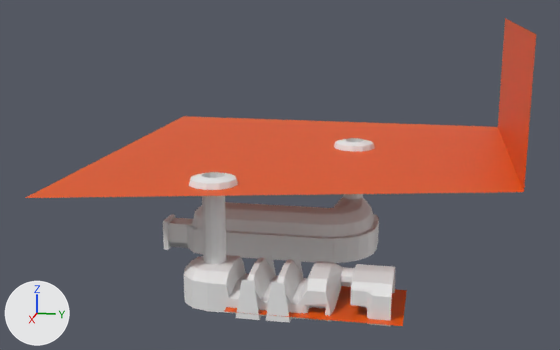
What one commit did to the Blender file Scenes/islands/volcano/volcano-dungeon/VolcanoDungeon.blend.
One viewpoint serves both versions: a 50 mm lens placed at (293.0, 91.0, 103.0), pointed at (5.0, 34.0, 31.0). Every picture has the same lights, and +X, +Y and +Z are marked at lower left.

Objects in the first picture: 'Chamber2-col', 'Cube-col', 'Entrance_Wall-col', 'Lava', 'Lava.001', 'Tube-col'.
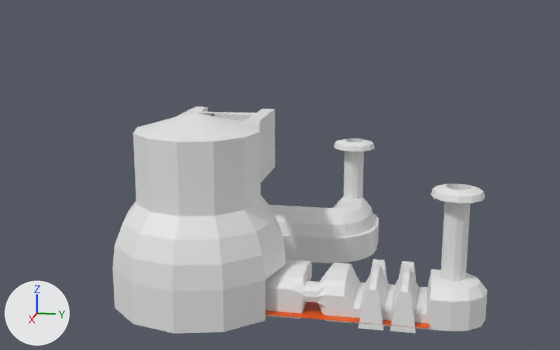
Commit message: Started Chamber Exit

Changed parts and their boxes (x1, y1, x2, y2) in the pictures (560 x 350 px):
'Lava', hidden (orange)
    before: (26, 18, 536, 198)
'Dome-col', added
    after: (113, 107, 286, 333)
'Chamber2-col', moved, turned
    before: (184, 252, 396, 326)
    after: (265, 259, 487, 333)
'Tube-col', moved
    before: (189, 172, 238, 264)
    after: (431, 184, 485, 281)
'Lava.001', reshaped
    before: (224, 286, 407, 326)
    after: (265, 302, 429, 328)
part 1 of me_plane_001, built on
    before: (258, 286, 407, 326)
    after: (265, 302, 392, 325)

Patch to the scene script:
```diff
--- a/Scenes/islands/volcano/volcano-dungeon/VolcanoDungeon.blend.py
+++ b/Scenes/islands/volcano/volcano-dungeon/VolcanoDungeon.blend.py
@@ me_plane_001 @@
 me_plane_001.from_pydata(...)  # 22 vertices, 10 faces; spans x -1.2..58.9, y -15.0..15.0, z 0.0
 # used by ob_lava_001; location = (50.0, 26.0, -1.0); rotation_euler = (0.0, 0.0, 1.571), in degrees (0, 0, 90)
 # verts and faces of me_plane_001; kept vertices keep their numbers, new ones are numbered from 22
 # before: 8 (58.9, -11.5, 0.0) at pixel (403, 321), 9 (58.9, 11.5, 0.0) at pixel (406, 294), 16 (58.9, 11.5, 0.0) at pixel (406, 294), 17 (58.9, 15.0, 0.0) at pixel (406, 290), 18 (58.9, -11.5, 0.0) at pixel (403, 321)
 # before: 19 (58.9, -15.0, 0.0) at pixel (402, 326)
+# me_plane_001 part 1
+for i in [*range(16, 20)]: verts[i] += (-4.9, 0.0, 0.0)
+verts[8] = (55.0, -11.5, 0.0)  # moved
+verts[9] = (55.0, 11.5, 0.0)  # moved
+verts[22] = (99.8, -12.0, 0.0)
+verts[23] = (100.0, 11.5, 0.0)
+verts[24] = (79.0, -24.0, 0.0)
+verts[25] = (79.0, 24.0, 0.0)
+verts[26] = (91.0, -20.8, 0.0)
+verts[27] = (67.0, -20.8, 0.0)
+verts[28] = (67.0, 20.8, 0.0)
+verts[29] = (91.0, 20.8, 0.0)
+verts[30] = (103.0, 0.0, 0.0)
+faces += [(8, 27, 24, 26, 22, 30, 23, 29, 25, 28, 9)]
 me_plane_001.materials.append(mat_material)
@@ me_cube_003 @@
 # used by ob_lava; location = (-19.0, 60.0, 38.0)
-me_cube_003.from_pydata(...)  # 35 vertices, 9 faces; spans x -60.0..98.0, y -93.0..61.0, z 0.0..50.0
+me_cube_003.from_pydata(...)  # 47 vertices, 15 faces; spans x -16.0..102.0, y -66.0..61.0, z 0.0..50.0
+# me_cube_003 part 2
+# 19 vertices are removed from x -60.0..98.0, y -93.0..61.0, z 0.0..50.0
+# 8 faces are deleted
+# 2 vertices move from x 15.0..30.0, y -93.0, z 0.0 to x -8.0..6.0, y -66.0..-57.0, z 0.0
+# 31 vertices are added at x -16.0..102.0, y -59.0..61.0, z 0.0..50.0
+# 14 new faces join them
 me_cube_003.materials.append(mat_material)
@@ me_plane_002 @@
+me_plane_002.from_pydata(...)  # 349 vertices, 411 faces, 3 loose edges; spans x -10.0..16.3, y -10.0..10.0, z -4.8..16.8
@@ ob_chamber2_col @@
 ob_chamber2_col = bpy.data.objects.new('Chamber2-col', me_cylinder_001)
-ob_chamber2_col.location = (50.0, 20.0, -1.0)
-ob_chamber2_col.rotation_euler = (0.0, 0.0, 1.571)  # degrees (0, 0, 90)
+ob_chamber2_col.location = (50.0, 100.0, -1.0)
+ob_chamber2_col.rotation_euler = (0.0, 0.0, 4.712)  # degrees (0, 0, 270)
 ob_chamber2_col.scale = (4.8, 4.8, 1.0)
@@ ob_tube_col @@
 ob_tube_col = bpy.data.objects.new('Tube-col', me_cube_008)
-ob_tube_col.location = (50.0, 20.0, 39.0)
+ob_tube_col.location = (50.0, 100.0, 39.0)
@@ ob_lava @@
 ob_lava.location = (-19.0, 60.0, 38.0)
+ob_lava.hide_set(True)
@@ ob_dome_col @@
+ob_dome_col = bpy.data.objects.new('Dome-col', me_plane_002)
+ob_dome_col.location = (50.0, 15.0, 11.4)
+ob_dome_col.rotation_euler = (0.0, 0.0, 3.142)  # degrees (0, 0, 180)
+ob_dome_col.scale = (3.0, 3.0, 3.0)
```
